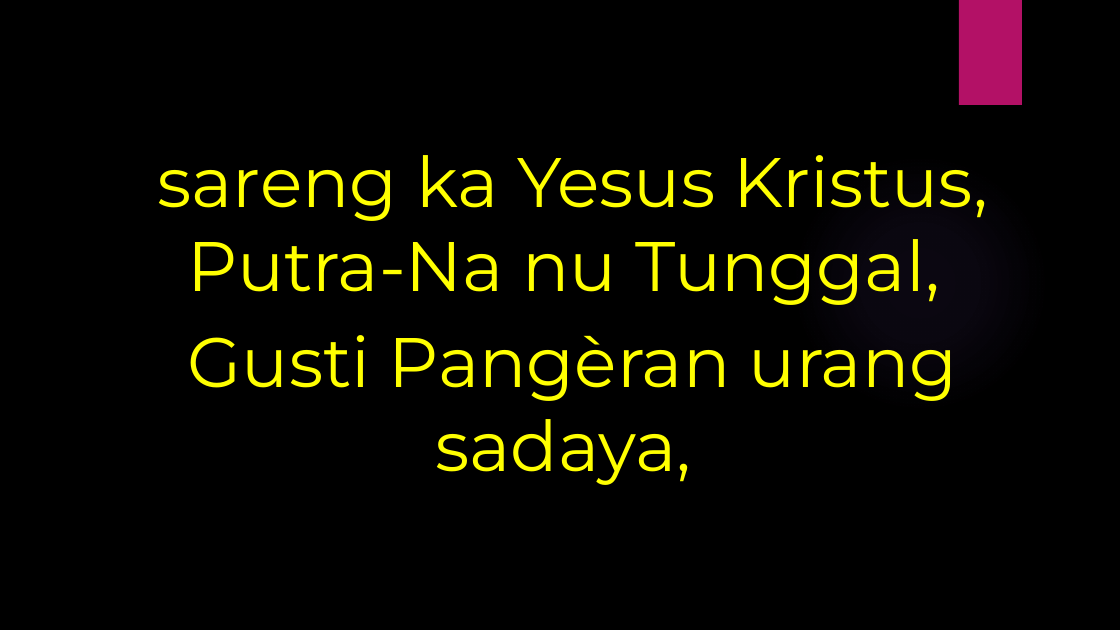
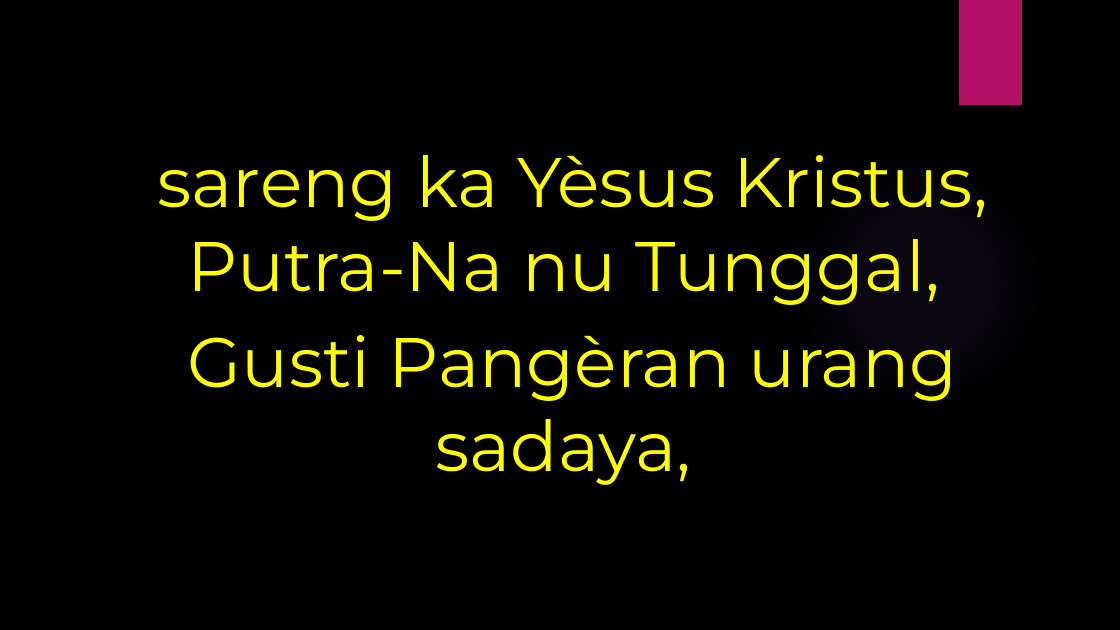
Before and after one commit to laurensius/Slide_Misa_KRC, a slide deck: slide 28 of 2020 12 tanggal 19 - 20/Slide Misa Bahasa Sunda.pptx. Drawn at 1120x630 pixels with LibreOffice and Linux fonts; fonts in the diff are those of the drawing; background and template pictures are left out. Boxes give left, top, right and bottom in pixels: in the first picture for what was removed or moved away, otherwise in the second. Text is boxed around its words. In the diff, an @@ line names an element or a change of style, - is before the commit and + after.

```diff
--- a/2020 12 tanggal 19 - 20/Slide Misa Bahasa Sunda.pptx
+++ b/2020 12 tanggal 19 - 20/Slide Misa Bahasa Sunda.pptx
@@ text at box(157, 155, 988, 305): text changed @@
-sareng ka Yesus Kristus, Putra-Na nu Tunggal,
+sareng ka Yèsus Kristus, Putra-Na nu Tunggal,
```
Also in this commit, not shown: 11 other slides changed, 1 slide added, 1 slide removed, 9 other files.
